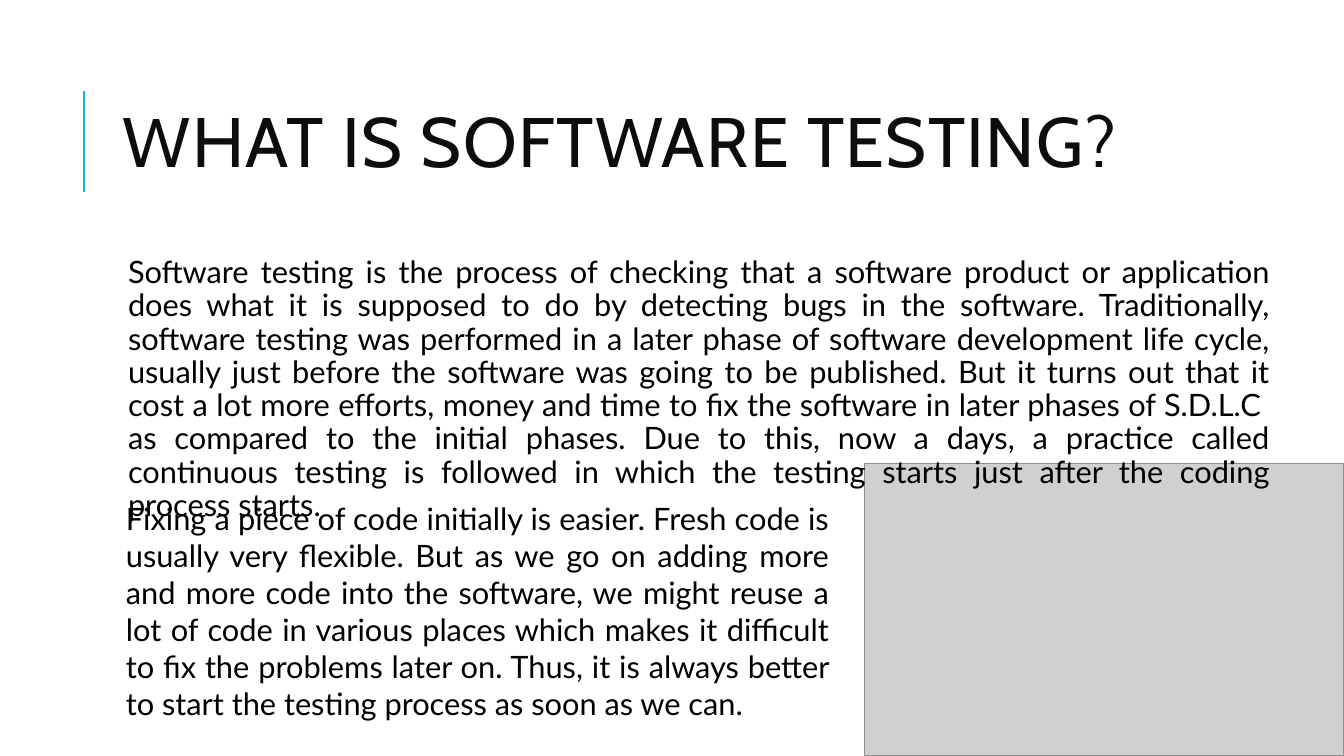
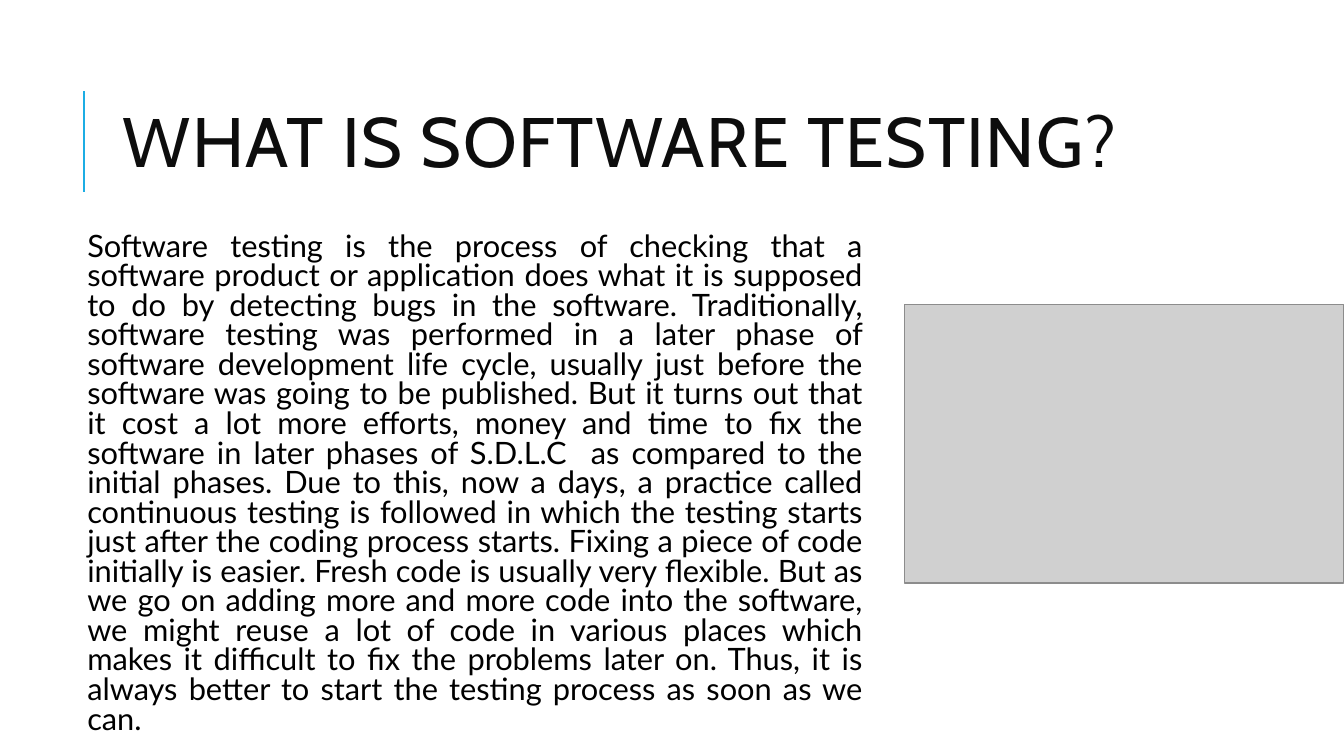
Before and after one commit to ShubhamSharma64337/presentations, a slide deck: slide 4 of Software Testing and Quality Assurance.pptx. Drawn at 1344x756 pixels with LibreOffice and Linux fonts; fonts in the diff are those of the drawing; grey boxes stand for pictures. Boxes give left, top, right and bottom in pixels: in the first picture for what was removed or moved away, otherwise in the second. Text is boxed around its words. In the diff, an @@ line names an element or a change of style, - is before the commit and + after.

```diff
--- a/Software Testing and Quality Assurance.pptx
+++ b/Software Testing and Quality Assurance.pptx
@@ text at box(87, 234, 863, 731): text changed @@
-  Software testing is the process of checking that a software product or application does what it is supposed to do by detecting bugs in the software. Traditionally, software testing was performed in a later phase of software development life cycle, usually just before the software was going to be published. But it turns out that it cost a lot more efforts, money and time to fix the software in later phases of S.D.L.C as compared to the initial phases. Due to this, now a days, a practice called continuous testing is followed in which the testing starts just after the coding process starts.
+Software testing is the process of checking that a software product or application does what it is supposed to do by detecting bugs in the software. Traditionally, software testing was performed in a later phase of software development life cycle, usually just before the software was going to be published. But it turns out that it cost a lot more efforts, money and time to fix the software in later phases of S.D.L.C as compared to the initial phases. Due to this, now a days, a practice called continuous testing is followed in which the testing starts just after the coding process starts. Fixing a piece of code initially is easier. Fresh code is usually very flexible. But as we go on adding more and more code into the software, we might reuse a lot of code in various places which makes it difficult to fix the problems later on. Thus, it is always better to start the testing process as soon as we can.
@@ picture added at box(904, 304, 1344, 584) @@
@@ picture removed at box(865, 464, 1344, 756) @@
@@ text removed at box(126, 507, 830, 721) @@
-Fixing a piece of code initially is easier. Fresh code is usually very flexible. But as we go on adding more and more code into the software, we might reuse a lot of code in various places which makes it difficult to fix the problems later on. Thus, it is always better to start the testing process as soon as we can.
```
Also in this commit, not shown: 3 other slides changed, 1 slide added.
